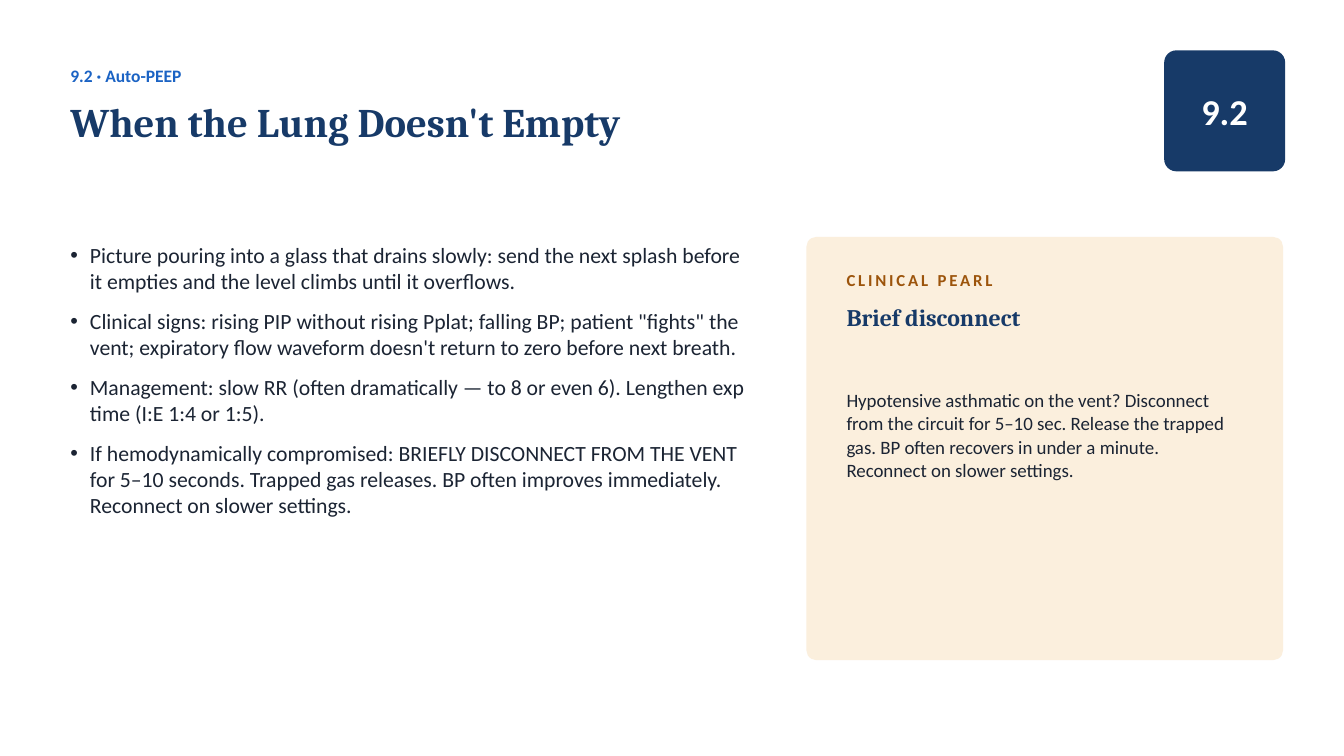
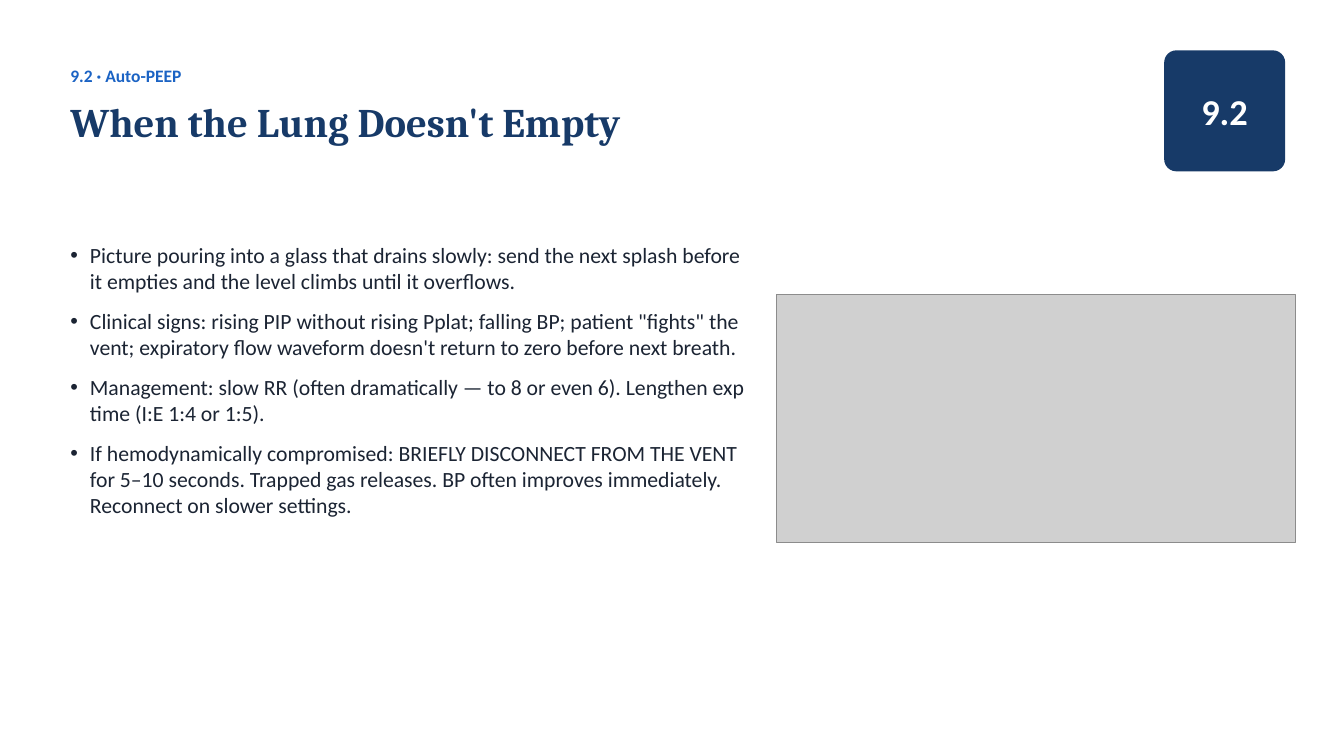
Before and after one commit to amr-kc-protocols/amr-kc-protocols, a slide deck: slide 88 of vta/slides/Ventilator_Academy_Full_Course.pptx. Drawn at 1344x756 pixels with LibreOffice and Linux fonts; fonts in the diff are those of the drawing; grey boxes stand for pictures. Boxes give left, top, right and bottom in pixels: in the first picture for what was removed or moved away, otherwise in the second. Text is boxed around its words. In the diff, an @@ line names an element or a change of style, - is before the commit and + after.

```diff
--- a/vta/slides/Ventilator_Academy_Full_Course.pptx
+++ b/vta/slides/Ventilator_Academy_Full_Course.pptx
@@ rounded rectangle removed at bbox=[807, 237, 1284, 660] @@
@@ picture added at bbox=[776, 294, 1296, 542] @@
@@ text removed at bbox=[847, 275, 993, 286] @@
-CLINICAL PEARL
@@ text removed at bbox=[847, 309, 1020, 326] @@
-Brief disconnect
@@ text removed at bbox=[847, 394, 1224, 481] @@
-Hypotensive asthmatic on the vent? Disconnect from the circuit for 5–10 sec. Release the trapped gas. BP often recovers in under a minute. Reconnect on slower settings.
```
Also in this commit, not shown: 9 other slides changed, 16 other files.
